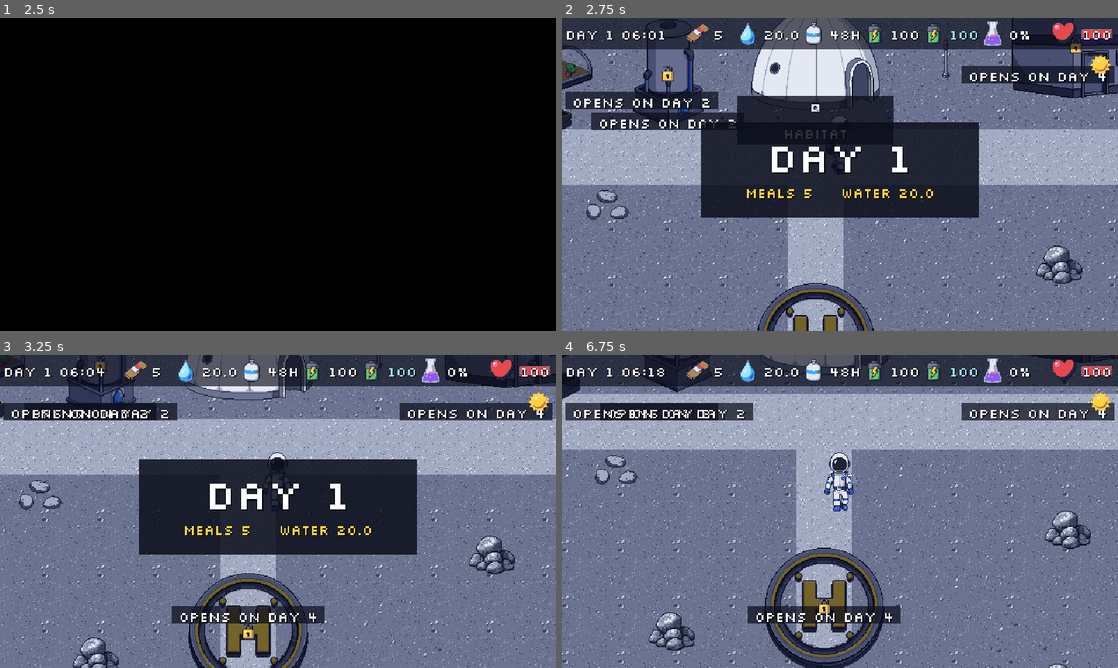
Above: before the commit, frames 1-4 (two rows, left to right).
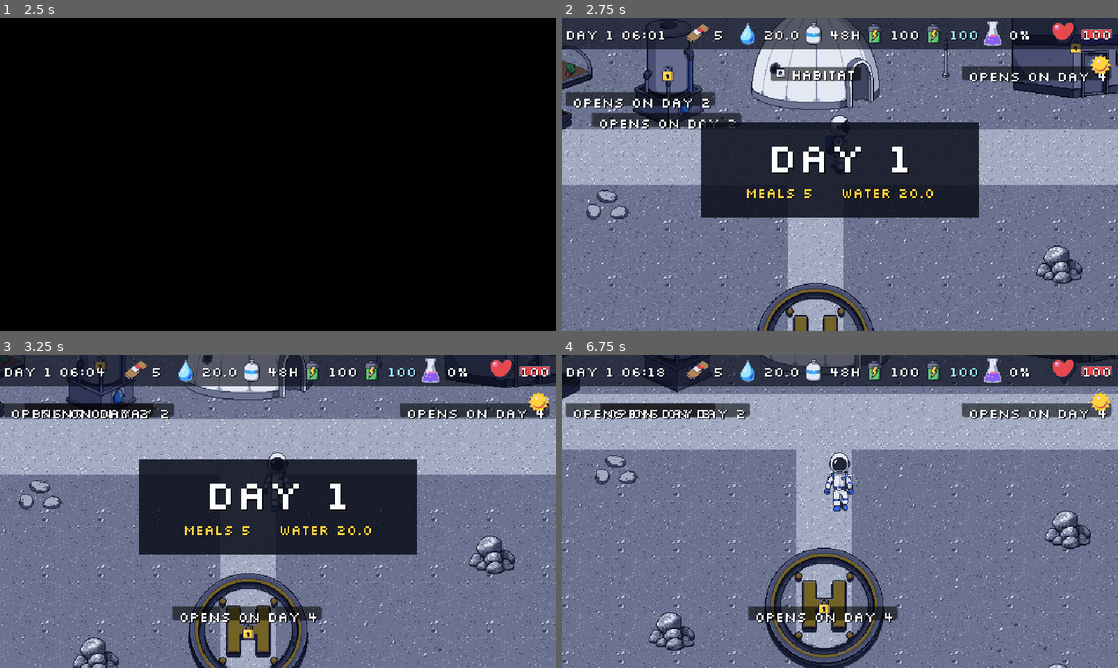
Above: after the commit, the same moments.

Repository: me-AMM/Wings-of-wax
Game: Godot game, scene res://scenes/Title.tscn
The game is run twice, just before and just after one commit, with the same random seed, the same clock (stepped at 60 frames per second) and the same inputs.
Inputs (mouse positions are in pixels of both pictures, inside the frame that each line leads up to):
- Up to frame 1 (2.5 s): click "Start Game" at 0.5 s; click "Continue" at 1.25 s; tap Enter at 2 s; move the mouse to (400, 158) at 2.02 s; hold Right (move_right) from 2.03 s (still down); hold E (interact) from 2.03 s (still down); click (400, 158) at 2.17 s; tap Space at 2.27 s
- Up to frame 2 (2.75 s): keep holding Right (move_right); keep holding E (interact)
- Up to frame 3 (3.25 s): move the mouse to (166, 527) at 2.77 s; release Right (move_right) at 2.78 s; release E (interact) at 2.78 s; hold Down (move_down) from 2.78 s (still down); tap E (interact) at 2.85 s; click (166, 527) at 2.92 s; tap Space at 3.02 s
- Up to frame 4 (6.75 s): move the mouse to (895, 442) at 3.52 s; release Down (move_down) at 3.53 s; hold Right (move_right) 3.53-4.28 s; hold E (interact) 3.53-4.28 s; tap J at 3.6, 6.6 s; click (895, 442) at 3.67 s; move the mouse to (812, 574) at 4.27 s; hold Up (move_up) 4.28-5.03 s; tap Enter at 4.35 s; click (812, 574) at 4.42 s; tap Space at 4.52, 5, 5.27, 6.02 s; tap E (interact) at 4.55, 5.85 s; move the mouse to (1006, 558) at 5.02 s; hold E (interact) 5.03-5.78 s; hold Left (move_left) 5.03-6.53 s; click (1006, 558) at 5.17 s; tap Escape at 5.65 s; move the mouse to (673, 464) at 5.77 s; click (673, 464) at 5.92 s; move the mouse to (867, 511) at 6.52 s; hold Down (move_down) from 6.53 s (still down); hold E (interact) from 6.53 s (still down); click (867, 511) at 6.67 s

Frame 1 is identical in both runs. In frame 2, 3.9% of the frame differs, in the area x 0-100%, y 15-41%; in frame 3, 0.9%; in frame 4, 1.1%.

Commit message:
ROUND 6 A: compact prompt box and lock labels
Co-Authored-By: Claude Sonnet 5.5 <noreply@anthropic.com>

Diff:
--- a/scripts/outpost.gd
+++ b/scripts/outpost.gd
@@ -25,9 +25,9 @@
 var locks := {}               # Interactable -> {icon, label}
 var prompt: Node2D
 var prompt_label: Label
-var prompt_key: Sprite2D
+var prompt_key: TextureRect
 var prompt_bar: ColorRect
-var prompt_back: ColorRect
+var prompt_back: Panel
 
 func _ready() -> void:
 	GameState.clock_running = true
@@ -59,29 +59,26 @@
 	_refresh_visuals()
 
 # ------------------------------------------------------------------ building the extras
+# Interaction prompt: ONE compact line, E icon + verb, in a 16 px high 55% black box above the interactable.
 func _build_prompt() -> void:
 	prompt = Node2D.new()
 	prompt.z_index = 200
 	prompt.visible = false
 	add_child(prompt)
-	prompt_back = ColorRect.new()                       # small dark panel behind the key icon and the verb
-	prompt_back.color = Color(0.04, 0.05, 0.1, 0.78)
-	prompt_back.position = Vector2(-90, -14)
-	prompt_back.size = Vector2(180, 56)
+	prompt_back = UIKit.dark_box()
+	prompt_back.size = Vector2(60, 16)
 	prompt.add_child(prompt_back)
-	prompt_key = Sprite2D.new()
-	prompt_key.texture = Art.tex("icon_ekey")
-	prompt_key.scale = Vector2(0.5, 0.5)
+	prompt_key = UIKit.icon("icon_ekey", 16)          # the 32 px icon shown at half size
+	prompt_key.position = Vector2(0, 0)
 	prompt.add_child(prompt_key)
-	prompt_label = UIKit.world_label("", 12)
-	prompt_label.position = Vector2(-100, 18)
-	prompt_label.size = Vector2(200, 16)
-	prompt_label.horizontal_alignment = HORIZONTAL_ALIGNMENT_CENTER
+	prompt_label = UIKit.world_label("", 16)
+	prompt_label.position = Vector2(18, -2)
+	prompt_label.size = Vector2(100, 18)
 	prompt.add_child(prompt_label)
-	prompt_bar = ColorRect.new()
+	prompt_bar = ColorRect.new()                      # hold progress: a thin line along the bottom of the box
 	prompt_bar.color = Color("FFD23F")
-	prompt_bar.position = Vector2(-16, 38)
-	prompt_bar.size = Vector2(0, 3)
+	prompt_bar.position = Vector2(0, 14)
+	prompt_bar.size = Vector2(0, 2)
 	prompt.add_child(prompt_bar)
 
 func _build_lander() -> void:
@@ -136,10 +133,9 @@
 		lb.horizontal_alignment = HORIZONTAL_ALIGNMENT_CENTER
 		lb.z_index = 50
 		it.add_child(lb)
-		var back := ColorRect.new()                      # small dark panel behind the lock label
-		back.color = Color(0.04, 0.05, 0.1, 0.7)
+		var back := UIKit.dark_box()                      # same compact style as the prompt
 		back.position = lb.position + Vector2(-4, -1)
-		back.size = Vector2(168, 20)
+		back.size = Vector2(168, 16)
 		back.z_index = 49
 		it.add_child(back)
 		locks[it] = {"icon": ic, "label": lb, "back": back}
@@ -338,7 +334,7 @@
 		var font: Font = d["label"].get_theme_font("font")
 		var tw: float = font.get_string_size(d["label"].text, HORIZONTAL_ALIGNMENT_LEFT, -1, 16).x
 		d["label"].size = Vector2(tw + 8.0, 18.0)
-		d["back"].size = Vector2(tw + 16.0, 20.0)
+		d["back"].size = Vector2(tw + 12.0, 16.0)
 		c.x = clampf(c.x, view.position.x + tw / 2.0 + 12.0, view.end.x - tw / 2.0 - 12.0)
 		c.y = clampf(c.y, view.position.y + 56.0, view.end.y - 70.0)
 		d["label"].global_position = c - Vector2(tw / 2.0 + 4.0, 0)
@@ -351,16 +347,33 @@
 	if not current.is_open():                           # a locked building shows its lock label only
 		prompt.visible = false
 		return
+	var txt := _prompt_text(current)
+	if txt == "":
+		prompt.visible = false
+		return
 	prompt.visible = true
-	# keep the prompt inside the visible screen (below the HUD strip)
+	var font: Font = prompt_label.get_theme_font("font")
+	var tw: float = font.get_string_size(txt, HORIZONTAL_ALIGNMENT_LEFT, -1, 16).x
+	var w := tw + 12.0 + 18.0                           # text + 12 px, plus the 16 px key icon
+	prompt_label.text = txt
+	prompt_label.size = Vector2(tw + 4.0, 18.0)
+	prompt_back.size = Vector2(w, 16.0)
+	prompt_key.position = Vector2(4, 0)
+	prompt_label.position = Vector2(24, -2)
+	# 10 px above the top edge of the interactable (its sprite), centred
+	var sp: Sprite2D = current.get_node_or_null("Sprite2D")
+	var top_y: float = current.global_position.y + (sp.offset.y if sp != null else -48.0)
+	var pos := Vector2(current.global_position.x - w / 2.0, top_y - 10.0 - 16.0)
+	# never over the player's head
+	var head := Rect2(player.global_position + Vector2(-14, -64), Vector2(28, 64))
+	if Rect2(pos, Vector2(w, 16)).intersects(head):
+		pos.y = head.position.y - 24.0
+	# keep inside the visible screen (below the HUD strip)
 	var view: Rect2 = get_viewport().get_canvas_transform().affine_inverse() * get_viewport().get_visible_rect()
-	var pp: Vector2 = current.position + current.prompt_offset
-	pp.x = clampf(pp.x, view.position.x + 110.0, view.end.x - 110.0)
-	pp.y = clampf(pp.y, view.position.y + 66.0, view.end.y - 70.0)
-	prompt.position = pp
-	prompt_label.text = _prompt_text(current)
-	prompt_key.visible = current.is_open()
-	prompt_bar.size.x = 32.0 * (hold_t / current.hold) if (hold_active and current.hold > 0.0) else 0.0
+	pos.x = clampf(pos.x, view.position.x + 6.0, view.end.x - w - 6.0)
+	pos.y = clampf(pos.y, view.position.y + 56.0, view.end.y - 60.0)
+	prompt.position = pos
+	prompt_bar.size.x = w * (hold_t / current.hold) if (hold_active and current.hold > 0.0) else 0.0
 
 func _reset_hold() -> void:
 	hold_t = 0.0
--- a/scripts/ui_kit.gd
+++ b/scripts/ui_kit.gd
@@ -87,6 +87,16 @@
 	for c in n.get_children():
 		ignore_mouse(c)
 
+# Compact dark box for prompts and lock labels: 55% black, 2 px rounded corners.
+static func dark_box() -> Panel:
+	var p := Panel.new()
+	var sb := StyleBoxFlat.new()
+	sb.bg_color = Color(0, 0, 0, 0.55)
+	sb.set_corner_radius_all(2)
+	p.add_theme_stylebox_override("panel", sb)
+	p.mouse_filter = Control.MOUSE_FILTER_IGNORE
+	return p
+
 static func dim(alpha: float = 0.45) -> ColorRect:
 	var c := ColorRect.new()
 	c.color = Color(0.02, 0.03, 0.08, alpha)
